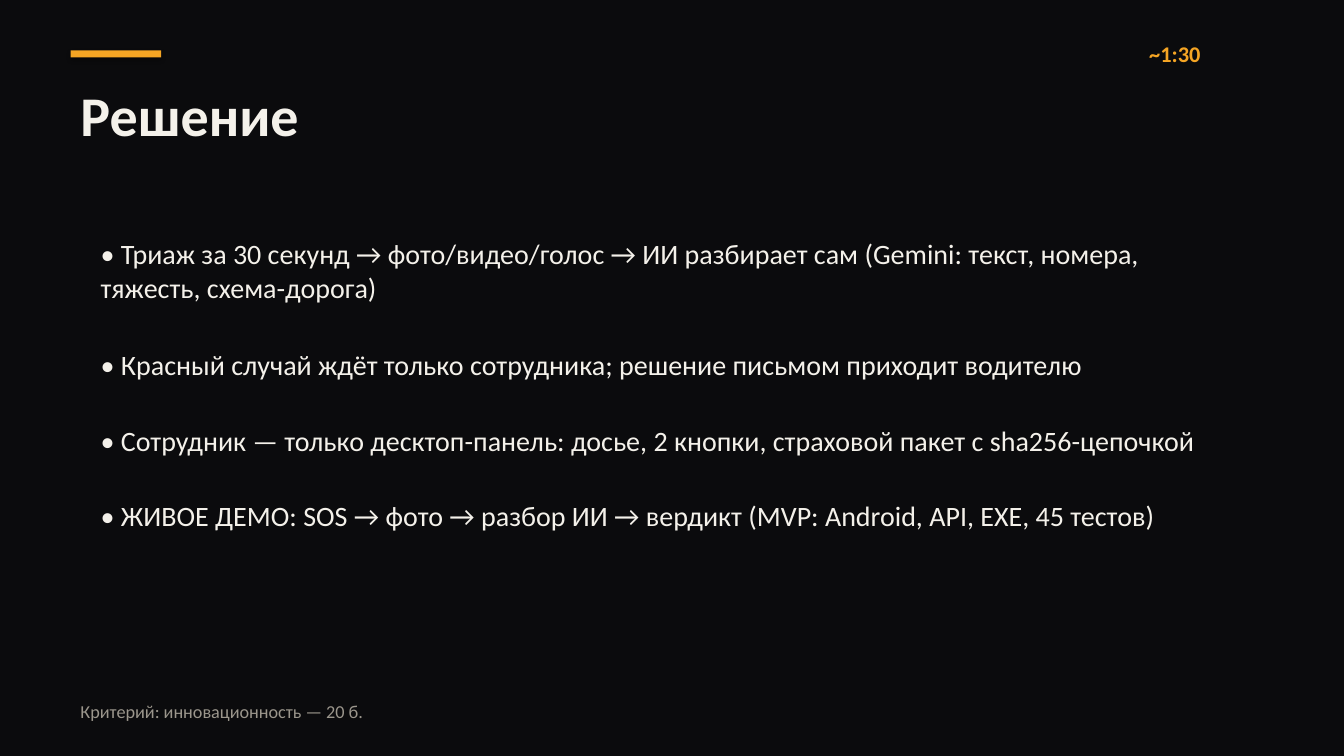
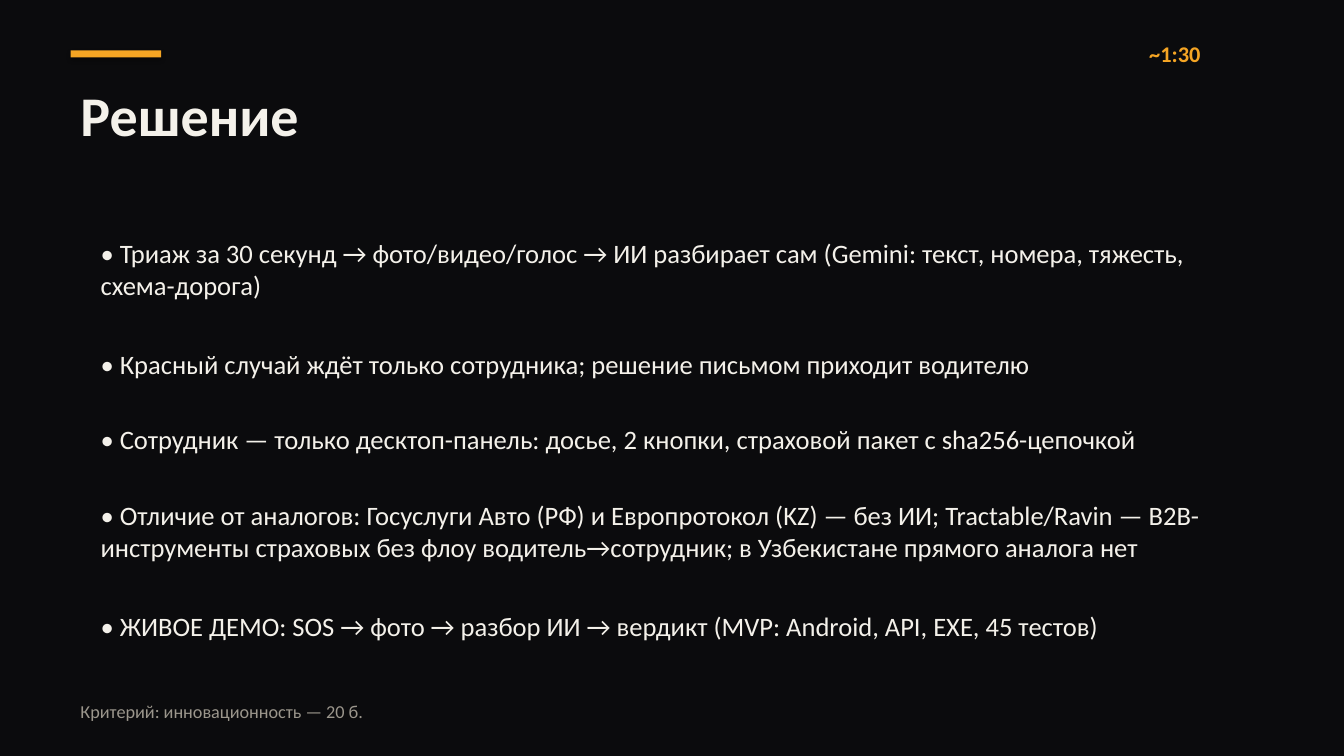
Before and after one commit to shokhruh123/yolguard, a slide deck: slide 5 of YoLGuard_Startup_Presentation.pptx. Drawn at 1344x756 pixels with LibreOffice and Linux fonts; fonts in the diff are those of the drawing. Boxes give left, top, right and bottom in pixels: in the first picture for what was removed or moved away, otherwise in the second. Text is boxed around its words. In the diff, an @@ line names an element or a change of style, - is before the commit and + after.

Commit message:
Pitch: analogues differentiation (no direct analogue in UZ)

```diff
--- a/YoLGuard_Startup_Presentation.pptx
+++ b/YoLGuard_Startup_Presentation.pptx
@@ text added at (101,505,1199,562), 19 pt, text #F4F1EA @@
+• Отличие от аналогов: Госуслуги Авто (РФ) и Европротокол (KZ) — без ИИ; Tractable/Ravin — B2B-инструменты страховых без флоу водитель→сотрудник; в Узбекистане прямого аналога нет
@@ size 20 to 19 pt in 4 elements at (101,244,1183,300), (120,356,1029,379), (120,430,1135,454), (120,617,1097,641) @@
@@ text "• ЖИВОЕ ДЕМО: SOS → ...": place and size @@
-text "• ЖИВОЕ ДЕМО: SOS → ..." at (121,505,1154,531)
+text "• ЖИВОЕ ДЕМО: SOS → ..." at (120,617,1097,641)
```
